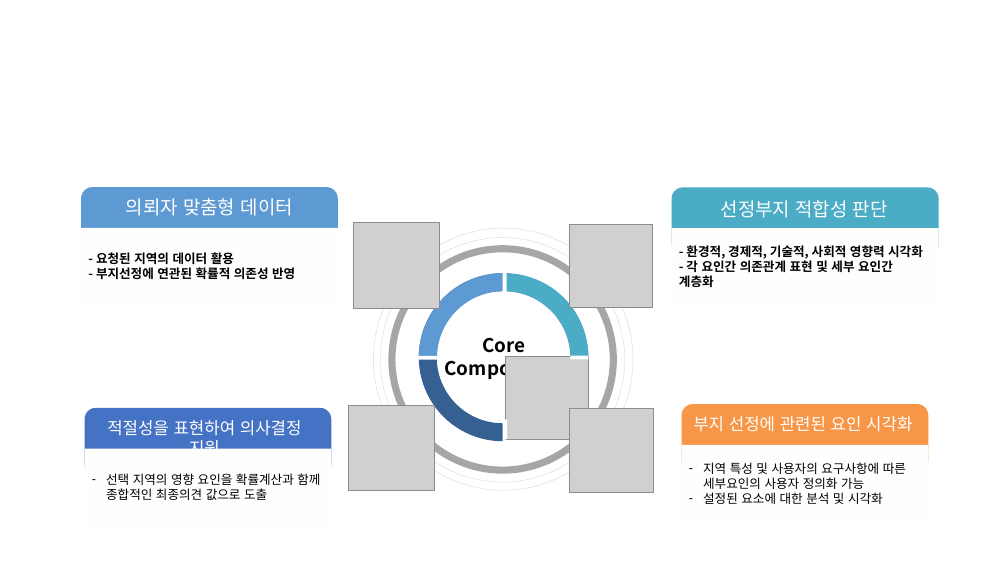
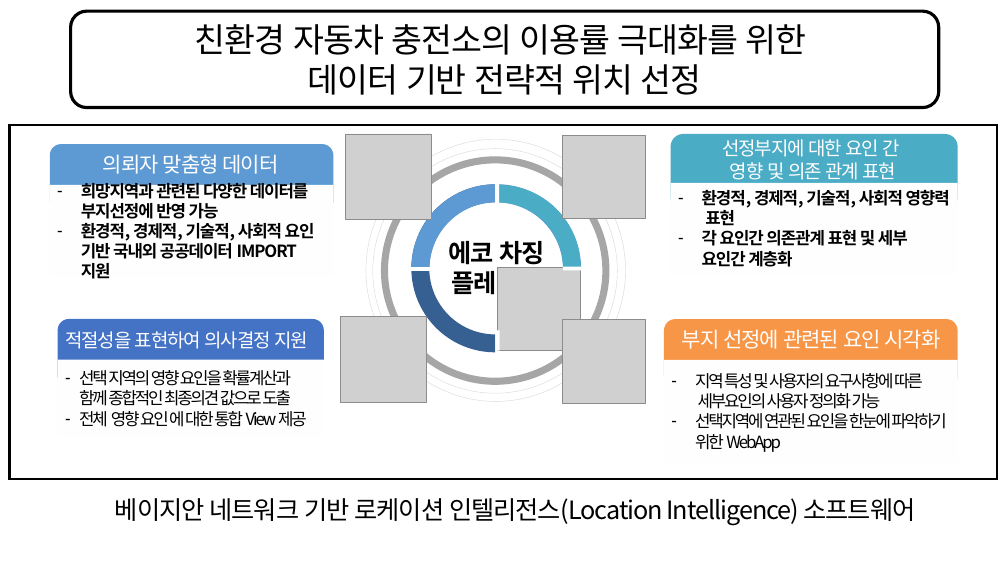
Before and after one commit to jhparkland/Green-Car-Charging-Station-Site-Selection, a slide deck: slide 1 of 제안서 이미지/핵심기술.pptx. Drawn at 1008x567 pixels with LibreOffice and Linux fonts; fonts in the diff are those of the drawing; grey boxes stand for pictures. Boxes give left, top, right and bottom in pixels: in the first picture for what was removed or moved away, otherwise in the second. Text is boxed around its words. In the diff, an @@ line names an element or a change of style, - is before the commit and + after.

Commit message:
베이지안 네트워크 전기차,수소차 버전 생성

```diff
--- a/제안서 이미지/핵심기술.pptx
+++ b/제안서 이미지/핵심기술.pptx
@@ rounded rectangle added at box(70, 11, 938, 108), fill #FFFFFF, outline #000000 3 pt, 32 pt, text #000000 @@
+친환경 자동차 충전소의 이용률 극대화를 위한
+데이터 기반 전략적 위치 선정
@@ rectangle added at box(9, 125, 997, 479), outline #000000 2.25 pt @@
@@ rounded rectangle: place and size @@
-rounded rectangle at box(81, 188, 338, 256)
+rounded rectangle at box(50, 144, 333, 212)
@@ text "의뢰자 맞춤형 데이터": place and size @@
-text "의뢰자 맞춤형 데이터" at box(126, 198, 293, 216)
+text "의뢰자 맞춤형 데이터" at box(103, 154, 279, 174)
@@ text "의뢰자 맞춤형 데이터" at box(103, 154, 279, 174): size 18 to 20 pt, letter spacing 0 to -1 pt @@
@@ rounded rectangle: place and size @@
-rounded rectangle at box(671, 188, 938, 256)
+rounded rectangle at box(671, 134, 958, 209)
@@ text at box(722, 139, 899, 184): text changed @@
-선정부지 적합성 판단
+선정부지에 대한 요인 간
+영향 및 의존 관계 표현
@@ rectangle "희망지역과 관련된 다양한 데이터를 부지선정에 ...": place and size @@
-rectangle "희망지역과 관련된 다양한 데이터를 부지선정에 ..." at box(81, 228, 338, 305)
+rectangle "희망지역과 관련된 다양한 데이터를 부지선정에 ..." at box(50, 185, 333, 278)
@@ text in rectangle at box(81, 180, 315, 279): text changed; size 12 to 16 pt @@
-- 요청된 지역의 데이터 활용
-- 부지선정에 연관된 확률적 의존성 반영
+– 희망지역과 관련된 다양한 데이터를 부지선정에 반영 가능
+– 환경적, 경제적, 기술적, 사회적 요인 기반 국내외 공공데이터 IMPORT 지원
@@ 4 pictures, 1 donut, 1 rectangle, 1 ellipse: place and size @@
-4 pictures, 1 donut, 1 rectangle, 1 ellipse at box(353, 223, 653, 492)
+4 pictures, 1 donut, 1 rectangle, 1 ellipse at box(346, 134, 646, 403)
@@ 3 arch (boxed as its full ring)s, 3 rectangles, 2 donuts, 1 picture: place and size @@
-3 arch (boxed as its full ring)s, 3 rectangles, 2 donuts, 1 picture at box(349, 228, 634, 491)
+3 arch (boxed as its full ring)s, 3 rectangles, 2 donuts, 1 picture at box(341, 139, 626, 402)
@@ rectangle "환경적, 경제적, 기술적, 사회적 영향력 ...": place and size @@
-rectangle "환경적, 경제적, 기술적, 사회적 영향력 ..." at box(671, 228, 938, 306)
+rectangle "환경적, 경제적, 기술적, 사회적 영향력 ..." at box(671, 183, 958, 274)
@@ text in rectangle at box(702, 190, 950, 267): text changed; size 12 to 16 pt @@
-- 환경적, 경제적, 기술적, 사회적 영향력 시각화
-- 각 요인간 의존관계 표현 및 세부 요인간 계층화
+– 환경적, 경제적, 기술적, 사회적 영향력 표현
+– 각 요인간 의존관계 표현 및 세부 요인간 계층화
@@ text in ellipse at box(449, 241, 544, 299): text changed; size 18 to 24 pt @@
-Core
-Components
+에코 차징
+플레이스
@@ text "적절성을 표현하여 의사결정 지원": place and size @@
-text "적절성을 표현하여 의사결정 지원" at box(107, 420, 302, 449)
+text "적절성을 표현하여 의사결정 지원" at box(65, 331, 308, 349)
@@ text "적절성을 표현하여 의사결정 지원" at box(65, 331, 308, 349): size 16 to 18 pt, letter spacing 0 to -1 pt @@
@@ rounded rectangle: place and size @@
-rounded rectangle at box(85, 408, 331, 476)
+rounded rectangle at box(57, 319, 324, 387)
@@ rounded rectangle: place and size @@
-rounded rectangle at box(682, 404, 929, 472)
+rounded rectangle at box(664, 319, 958, 387)
@@ text "부지 선정에 관련된 요인 시각화": place and size @@
-text "부지 선정에 관련된 요인 시각화" at box(693, 416, 912, 432)
+text "부지 선정에 관련된 요인 시각화" at box(682, 329, 941, 349)
@@ text "부지 선정에 관련된 요인 시각화" at box(682, 329, 941, 349): size 16 to 20 pt, letter spacing 0 to -1 pt @@
@@ rectangle "선택 지역의 영향 요인을 확률계산과 ...": place and size @@
-rectangle "선택 지역의 영향 요인을 확률계산과 ..." at box(85, 448, 331, 526)
+rectangle "선택 지역의 영향 요인을 확률계산과 ..." at box(57, 360, 324, 437)
@@ text in rectangle at box(79, 370, 291, 406): size 12 to 16 pt, letter spacing 0 to -2 pt in "선택 지역의 영향 요인을 확률계산과 함께 종합적인 ..." @@
@@ rectangle "지역 특성 및 사용자의 요구사항에 ...": place and size @@
-rectangle "지역 특성 및 사용자의 요구사항에 ..." at box(682, 445, 929, 522)
+rectangle "지역 특성 및 사용자의 요구사항에 ..." at box(664, 360, 958, 463)
@@ text in rectangle at box(695, 373, 923, 409): size 12 to 16 pt, letter spacing 0 to -2 pt in "지역 특성 및 사용자의 요구사항에 따른 세부요인의 ..."; indent changed @@
@@ text in rectangle at box(79, 411, 307, 427): paragraph added @@
+– 전체 영향 요인 에 대한 통합 View 제공
@@ rectangle removed at box(457, 394, 477, 398) @@
@@ text in rectangle at box(695, 413, 946, 452): text changed; size 12 to 16 pt @@
-– 설정된 요소에 대한 분석 및 시각화
+– 선택지역에 연관된 요인을 한눈에 파악하기 위한 WebApp
@@ text added at box(115, 498, 916, 526), 24 pt, text #000000 @@
+베이지안 네트워크 기반 로케이션 인텔리전스(Location Intelligence) 소프트웨어
```
Also in this commit, not shown: 2 slides added, 21 other files.
